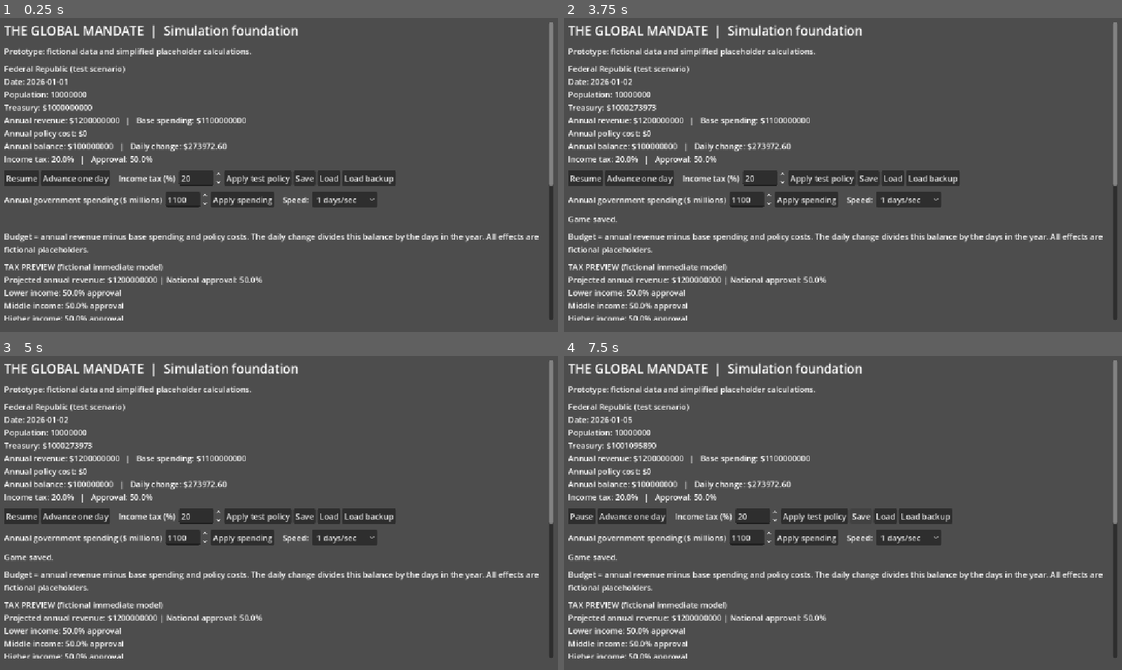
Above: before the commit, frames 1-4 (two rows, left to right).
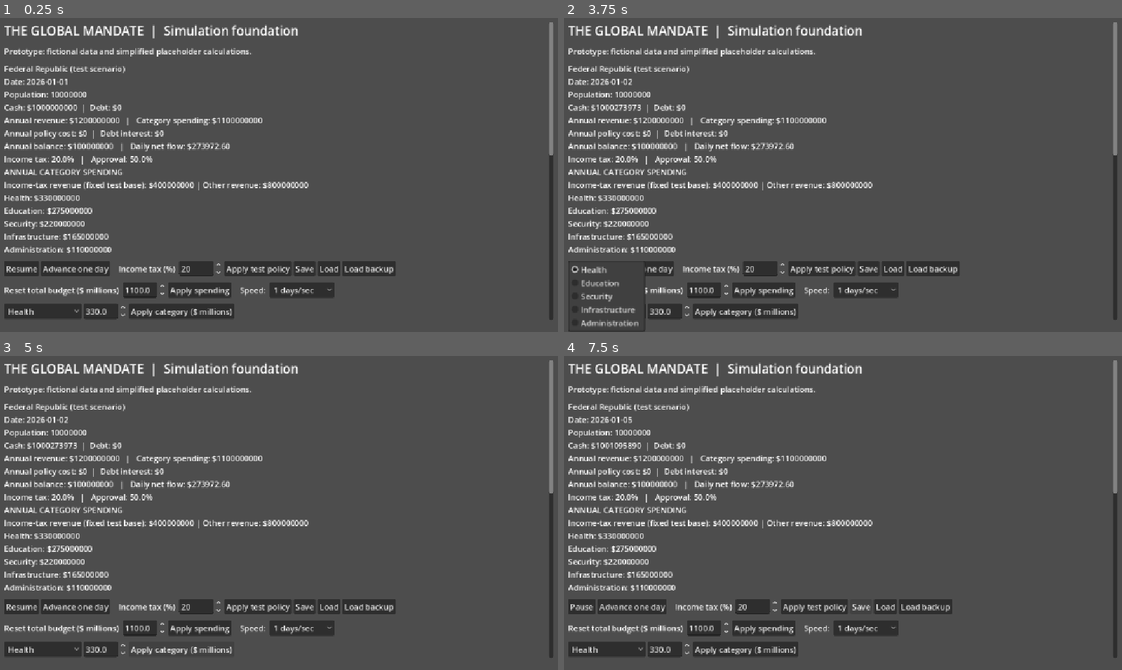
Above: after the commit, the same moments.

Repository: bhavishyadash/the-global-mandate
Game: Godot game, scene res://main.tscn
Same seed, same stepped clock (60 frames per second), same inputs: the game is played once before the commit and once after it.
Inputs (mouse positions are in pixels of both pictures, inside the frame that each line leads up to):
- Up to frame 1 (0.25 s): no input
- Up to frame 2 (3.75 s): click "Advance one day" at 0.5 s; click "Apply test policy" at 1.25 s; click "Save" at 2 s; click "Apply spending" at 2.75 s; click (608, 310) at 3.5 s, where only the run after the commit has a clickable "Health"
- Up to frame 3 (5 s): click (184, 648) at 4.25 s, where only the run after the commit has a clickable "Apply category ($ millions)"
- Up to frame 4 (7.5 s): click "Resume" at 5 s; click "Advance one day" at 5.75 s; click "Apply test policy" at 6.5 s; click "Save" at 7.25 s

The runs differ from the first frame. In frame 1, 14% of the frame differs, in the area x 0-100%, y 27-97%; in frame 2, 14%; in frame 3, 13%; in frame 4, 14%.

Commit message:
Add category budgets and government debt accounting

Diff:
--- a/simulation/world.gd
+++ b/simulation/world.gd
@@ -2,6 +2,9 @@
 
 const Politics = preload("res://simulation/politics.gd")
 const PROCUREMENT_ANNUAL_COST := 10000000.0
+const ANNUAL_DEBT_RATE := 0.03
+const TEST_TAXABLE_BASE := 2000000000.0
+const CATEGORY_SHARES := {"Health": 0.30, "Education": 0.25, "Security": 0.20, "Infrastructure": 0.15, "Administration": 0.10}
 var politics = Politics.new()
 
 # All values here are fictional test data; rates are annual USD.
@@ -11,8 +14,10 @@
 	"name": "Federal Republic (test scenario)",
 	"population": 10000000,
 	"treasury": 1000000000.0,
+	"debt": 0.0,
 	"annual_revenue": 1200000000.0,
 	"annual_spending": 1100000000.0,
+	"spending_categories": {"Health": 330000000.0, "Education": 275000000.0, "Security": 220000000.0, "Infrastructure": 165000000.0, "Administration": 110000000.0},
 	"income_tax_rate": 0.20,
 	"approval": 50.0,
 }
@@ -20,7 +25,13 @@
 const MAX_EVENTS := 200
 
 func annual_balance() -> float:
-	return country.annual_revenue - country.annual_spending - policy_annual_cost()
+	return country.annual_revenue - country.annual_spending - policy_annual_cost() - debt_interest()
+
+func debt_interest() -> float:
+	return country.debt * ANNUAL_DEBT_RATE
+
+func income_tax_revenue() -> float:
+	return country.income_tax_rate * TEST_TAXABLE_BASE
 
 func policy_annual_cost() -> float:
 	return PROCUREMENT_ANNUAL_COST if politics.procurement_policy and politics.procurement_progress >= 100 else 0.0
@@ -29,10 +40,20 @@
 	return annual_balance() / (366.0 if is_leap_year(date.year) else 365.0)
 
 func advance_day() -> void:
-	var previous_treasury: float = country.treasury
-	country.treasury += daily_balance()
-	if previous_treasury >= 0.0 and country.treasury < 0.0:
-		add_event("Treasury fell below zero. Borrowing is not yet modeled.")
+	var balance := daily_balance()
+	if balance < 0.0:
+		var expense := -balance
+		var cash_used: float = minf(country.treasury, expense)
+		country.treasury -= cash_used
+		var borrowing := expense - cash_used
+		if borrowing > 0.0:
+			if country.debt <= 0.0:
+				add_event("Cash exhausted; government borrowing began.")
+			country.debt += borrowing
+	else:
+		var repayment: float = minf(country.debt, balance)
+		country.debt -= repayment
+		country.treasury += balance - repayment
 	if politics.advance_day():
 		add_event("Procurement policy implementation completed.")
 	date.day += 1
@@ -68,7 +89,7 @@
 	var file := FileAccess.open(temporary, FileAccess.WRITE)
 	if file == null:
 		return "Could not open the save file for writing."
-	file.store_string(JSON.stringify({"version": 3, "date": date, "country": country, "events": events, "politics": politics.export_state()}))
+	file.store_string(JSON.stringify({"version": 4, "date": date, "country": country, "events": events, "politics": politics.export_state()}))
 	file.flush()
 	var error := file.get_error()
 	file.close()
@@ -118,7 +139,7 @@
 	if json.parse(file.get_as_text()) != OK:
 		return "Save contains invalid JSON."
 	var parsed: Variant = json.data
-	if not parsed is Dictionary or (parsed.get("version") != 1 and parsed.get("version") != 2 and parsed.get("version") != 3):
+	if not parsed is Dictionary or (parsed.get("version") != 1 and parsed.get("version") != 2 and parsed.get("version") != 3 and parsed.get("version") != 4):
 		return "Save is invalid or uses an unsupported version."
 	var d: Variant = parsed.get("date")
 	var c: Variant = parsed.get("country")
@@ -140,11 +161,29 @@
 			return "Save has invalid financial or approval data."
 	if c.income_tax_rate < 0.0 or c.income_tax_rate > 0.60 or c.approval < 0.0 or c.approval > 100.0 or c.annual_revenue < 0.0 or c.annual_spending < 0.0 or c.annual_spending > 10000000000.0 or e.size() > MAX_EVENTS:
 		return "Save has out-of-range policy or approval data."
+	c = c.duplicate(true)
+	if parsed.version < 4:
+		c.debt = maxf(0.0, -float(c.treasury))
+		c.treasury = maxf(0.0, float(c.treasury))
+		c.spending_categories = _split_spending(float(c.annual_spending))
+	else:
+		if not _is_number(c.get("debt")) or c.debt < 0.0 or c.treasury < 0.0 or not c.get("spending_categories") is Dictionary:
+			return "Save has invalid budget data."
+		var categories: Dictionary = c.spending_categories
+		if categories.size() != CATEGORY_SHARES.size():
+			return "Save has invalid spending categories."
+		var total := 0.0
+		for category in CATEGORY_SHARES:
+			if not _is_number(categories.get(category)) or categories[category] < 0.0:
+				return "Save has invalid spending categories."
+			total += float(categories[category])
+		if absf(total - float(c.annual_spending)) > 0.01:
+			return "Save spending categories do not match the budget."
 	for event in e:
 		if not event is String:
 			return "Save has invalid event data."
 	var loaded_politics = Politics.new()
-	if parsed.version == 2 or parsed.version == 3:
+	if parsed.version == 2 or parsed.version == 3 or parsed.version == 4:
 		var political_data: Variant = parsed.get("politics")
 		if parsed.version == 2 and political_data is Dictionary and political_data.get("groups") is Array:
 			political_data = political_data.duplicate(true)
@@ -169,6 +208,20 @@
 static func _is_whole_number(value: Variant) -> bool:
 	return (value is int or value is float) and is_finite(float(value)) and float(value) == floorf(float(value))
 
+static func _is_number(value: Variant) -> bool:
+	return (value is int or value is float) and is_finite(float(value))
+
+static func _split_spending(amount: float) -> Dictionary:
+	var result := {}
+	var allocated := 0.0
+	for category in CATEGORY_SHARES:
+		if category == "Administration":
+			result[category] = amount - allocated
+		else:
+			result[category] = amount * CATEGORY_SHARES[category]
+			allocated += result[category]
+	return result
+
 func preview_income_tax(rate: float) -> Dictionary:
 	if not is_finite(rate) or rate < 0.0 or rate > 0.60:
 		return {}
@@ -178,7 +231,7 @@
 	var delta: float = rate - country.income_tax_rate
 	preview_politics.apply_tax_change(delta)
 	return {
-		"annual_revenue": country.annual_revenue + delta * 2000000000.0,
+		"annual_revenue": country.annual_revenue + delta * TEST_TAXABLE_BASE,
 		"approval": preview_politics.approval(),
 		"groups": preview_politics.groups.duplicate(true),
 	}
@@ -190,7 +243,7 @@
 	if is_equal_approx(rate, previous):
 		return true
 	# Placeholder: $2 billion taxable base, other revenue held constant.
-	country.annual_revenue += (rate - previous) * 2000000000.0
+	country.annual_revenue += (rate - previous) * TEST_TAXABLE_BASE
 	politics.apply_tax_change(rate - previous)
 	country.approval = politics.approval()
 	country.income_tax_rate = rate
@@ -220,7 +273,7 @@
 func preview_annual_spending(amount: float) -> Dictionary:
 	if not is_finite(amount) or amount < 0.0 or amount > 10000000000.0:
 		return {}
-	var balance: float = country.annual_revenue - amount - policy_annual_cost()
+	var balance: float = country.annual_revenue - amount - policy_annual_cost() - debt_interest()
 	var year_days := 366.0 if is_leap_year(date.year) else 365.0
 	return {"annual_balance": balance, "daily_balance": balance / year_days}
 
@@ -231,5 +284,23 @@
 	if is_equal_approx(previous, amount):
 		return true
 	country.annual_spending = amount
+	country.spending_categories = _split_spending(amount)
 	add_event("Annual spending changed from $%.0f to $%.0f." % [previous, amount])
 	return true
+
+func preview_category_spending(category: String, amount: float) -> Dictionary:
+	if not country.spending_categories.has(category) or not is_finite(amount) or amount < 0.0:
+		return {}
+	var total: float = country.annual_spending - country.spending_categories[category] + amount
+	return preview_annual_spending(total)
+
+func set_category_spending(category: String, amount: float) -> bool:
+	if preview_category_spending(category, amount).is_empty():
+		return false
+	var previous: float = country.spending_categories[category]
+	if is_equal_approx(previous, amount):
+		return true
+	country.spending_categories[category] = amount
+	country.annual_spending += amount - previous
+	add_event("%s annual spending changed from $%.0f to $%.0f." % [category, previous, amount])
+	return true
--- a/tests/simulation_test.gd
+++ b/tests/simulation_test.gd
@@ -11,6 +11,7 @@
 	assert(absf(world.country.treasury - initial_treasury - 100000000.0) < 1.0)
 	assert(world.set_income_tax(0.25))
 	assert(is_equal_approx(world.country.annual_revenue, 1300000000.0))
+	assert(is_equal_approx(world.income_tax_revenue(), 500000000.0))
 	assert(is_equal_approx(world.country.approval, 44.75))
 	assert(not world.set_income_tax(-0.1))
 	assert(not world.set_income_tax(NAN))
@@ -99,8 +100,35 @@
 	var deficit = World.new()
 	deficit.country.treasury = 1.0
 	assert(deficit.set_annual_spending(2000000000.0))
+	var first_flow: float = deficit.daily_balance()
 	deficit.advance_day()
-	assert(deficit.country.treasury < 0.0 and "Treasury fell below zero" in deficit.events[0])
+	assert(is_zero_approx(deficit.country.treasury))
+	assert(absf(deficit.country.debt - (-first_flow - 1.0)) < 0.01)
+	assert("borrowing began" in deficit.events[0])
+	assert(deficit.debt_interest() > 0.0)
+	var debt_before: float = deficit.country.debt
+	assert(deficit.set_annual_spending(0.0))
+	var repayment_flow: float = deficit.daily_balance()
+	deficit.advance_day()
+	assert(absf(deficit.country.debt - maxf(0.0, debt_before - repayment_flow)) < 0.01)
+	assert(deficit.country.treasury >= 0.0)
+	var repayment = World.new()
+	repayment.country.debt = 10.0
+	var repayment_net: float = repayment.daily_balance()
+	var cash_before: float = repayment.country.treasury
+	repayment.advance_day()
+	assert(is_zero_approx(repayment.country.debt))
+	assert(absf(repayment.country.treasury - (cash_before + repayment_net - 10.0)) < 0.01)
+	var budget = World.new()
+	var budget_before: Dictionary = budget.country.duplicate(true)
+	var category_forecast: Dictionary = budget.preview_category_spending("Health", 400000000.0)
+	assert(budget.country == budget_before)
+	assert(not budget.set_category_spending("Unknown", 1.0))
+	assert(not budget.set_category_spending("Health", NAN))
+	assert(not budget.set_category_spending("Health", 10000000000.0))
+	assert(budget.set_category_spending("Health", 400000000.0))
+	assert(is_equal_approx(category_forecast.annual_balance, budget.annual_balance()))
+	assert(is_equal_approx(budget.country.annual_spending, 1170000000.0))
 	for i in range(250):
 		deficit.add_event("Test event")
 	assert(deficit.events.size() == deficit.MAX_EVENTS)
@@ -110,6 +138,22 @@
 	assert(long_run.date == {"year": 2046, "month": 1, "day": 1})
 	assert(absf(long_run.country.treasury - 3000000000.0) < 10.0)
 	var save_path := "res://tests/test_save.json"
+	assert(budget.save_game(save_path).is_empty())
+	var budget_reload = World.new()
+	assert(budget_reload.load_game(save_path).is_empty())
+	assert(is_equal_approx(budget_reload.country.spending_categories.Health, 400000000.0))
+	assert(is_equal_approx(budget_reload.country.annual_spending, 1170000000.0))
+	var legacy_country: Dictionary = budget.country.duplicate(true)
+	legacy_country.erase("debt")
+	legacy_country.erase("spending_categories")
+	legacy_country.treasury = -12345.0
+	var v3_file := FileAccess.open(save_path, FileAccess.WRITE)
+	v3_file.store_string(JSON.stringify({"version": 3, "date": budget.date, "country": legacy_country, "events": budget.events, "politics": budget.politics.export_state()}))
+	v3_file.close()
+	var v3 = World.new()
+	assert(v3.load_game(save_path).is_empty())
+	assert(is_zero_approx(v3.country.treasury) and is_equal_approx(v3.country.debt, 12345.0))
+	assert(is_equal_approx(v3.country.spending_categories.Health, 351000000.0))
 	var election_save = World.new()
 	election_save.date = {"year": 2029, "month": 12, "day": 31}
 	assert(election_save.save_game(save_path).is_empty())
@@ -186,6 +230,13 @@
 	assert(legacy.load_game(save_path).is_empty())
 	assert(is_equal_approx(legacy.politics.approval(), backup.country.approval))
 	var original_state: Dictionary = restored.country.duplicate(true)
+	var invalid_budget: Dictionary = budget.country.duplicate(true)
+	invalid_budget.spending_categories.Health += 1.0
+	var invalid_budget_file := FileAccess.open(save_path, FileAccess.WRITE)
+	invalid_budget_file.store_string(JSON.stringify({"version": 4, "date": budget.date, "country": invalid_budget, "events": budget.events, "politics": budget.politics.export_state()}))
+	invalid_budget_file.close()
+	assert(not restored.load_game(save_path).is_empty())
+	assert(restored.country == original_state)
 	var invalid := FileAccess.open(save_path, FileAccess.WRITE)
 	invalid.store_string("{bad json")
 	invalid.close()
--- a/tests/ui_test.gd
+++ b/tests/ui_test.gd
@@ -20,6 +20,10 @@
 	assert(is_equal_approx(screen.world.country.annual_spending, 1100000000.0))
 	screen._apply_spending()
 	assert(is_equal_approx(screen.world.country.annual_spending, 1500000000.0))
+	screen.category_amount.value = 500
+	screen._apply_category()
+	assert(is_equal_approx(screen.world.country.spending_categories.Health, 500000000.0))
+	assert(is_equal_approx(screen.world.country.annual_spending, 1550000000.0))
 	screen._vote_policy()
 	assert(screen.world.politics.procurement_policy)
 	assert("Repeal support" in screen.politics_summary.text)
--- a/ui/main.gd
+++ b/ui/main.gd
@@ -16,6 +16,9 @@
 var politics_summary: Label
 var tax_preview: Label
 var spending_preview: Label
+var category_picker: OptionButton
+var category_amount: SpinBox
+var category_preview: Label
 const SAVE_PATH := "user://prototype_save.json"
 
 func _ready() -> void:
@@ -77,12 +80,12 @@
 	var budget_controls := HBoxContainer.new()
 	layout.add_child(budget_controls)
 	var spending_label := Label.new()
-	spending_label.text = "Annual government spending ($ millions) "
+	spending_label.text = "Reset total budget ($ millions) "
 	budget_controls.add_child(spending_label)
 	spending = SpinBox.new()
 	spending.min_value = 0
 	spending.max_value = 10000
-	spending.step = 10
+	spending.step = 0.01
 	spending.value = 1100
 	budget_controls.add_child(spending)
 	var apply_spending := Button.new()
@@ -97,11 +100,27 @@
 		speed_picker.add_item("%d days/sec" % multiplier, multiplier)
 	speed_picker.item_selected.connect(func(index: int): speed = speed_picker.get_item_id(index))
 	budget_controls.add_child(speed_picker)
+	var category_controls := HBoxContainer.new()
+	layout.add_child(category_controls)
+	category_picker = OptionButton.new()
+	for category in World.CATEGORY_SHARES:
+		category_picker.add_item(category)
+	category_controls.add_child(category_picker)
+	category_amount = SpinBox.new()
+	category_amount.min_value = 0
+	category_amount.max_value = 10000
+	category_amount.step = 0.01
+	category_amount.value = world.country.spending_categories[category_picker.get_item_text(0)] / 1000000.0
+	category_controls.add_child(category_amount)
+	var category_button := Button.new()
+	category_button.text = "Apply category ($ millions)"
+	category_button.pressed.connect(_apply_category)
+	category_controls.add_child(category_button)
 	status = Label.new()
 	layout.add_child(status)
 	explanation = Label.new()
 	explanation.autowrap_mode = TextServer.AUTOWRAP_WORD_SMART
-	explanation.text = "Budget = annual revenue minus base spending and policy costs. The daily change divides this balance by the days in the year. All effects are fictional placeholders."
+	explanation.text = "Balance = revenue minus categories, policy costs and debt interest. Deficits use cash then borrow; surpluses repay debt then add cash. Resetting the total restores the initial category shares. Values are fictional placeholders."
 	layout.add_child(explanation)
 	tax_preview = Label.new()
 	tax_preview.autowrap_mode = TextServer.AUTOWRAP_WORD_SMART
@@ -111,6 +130,11 @@
 	spending_preview.autowrap_mode = TextServer.AUTOWRAP_WORD_SMART
 	layout.add_child(spending_preview)
 	spending.value_changed.connect(_update_spending_preview)
+	category_preview = Label.new()
+	category_preview.autowrap_mode = TextServer.AUTOWRAP_WORD_SMART
+	layout.add_child(category_preview)
+	category_picker.item_selected.connect(_category_selected)
+	category_amount.value_changed.connect(_update_category_preview)
 	politics_summary = Label.new()
 	politics_summary.autowrap_mode = TextServer.AUTOWRAP_WORD_SMART
 	layout.add_child(politics_summary)
@@ -157,6 +181,21 @@
 
 func _apply_spending() -> void:
 	world.set_annual_spending(spending.value * 1000000.0)
+	_category_selected(category_picker.selected)
+	_refresh()
+
+func _category_selected(index: int) -> void:
+	var name := category_picker.get_item_text(index)
+	category_amount.value = world.country.spending_categories[name] / 1000000.0
+	_update_category_preview(category_amount.value)
+
+func _apply_category() -> void:
+	var name := category_picker.get_item_text(category_picker.selected)
+	if world.set_category_spending(name, category_amount.value * 1000000.0):
+		spending.value = world.country.annual_spending / 1000000.0
+		status.text = "%s budget updated." % name
+	else:
+		status.text = "Category change exceeds the total budget limit."
 	_refresh()
 
 func _vote_policy() -> void:
@@ -185,6 +224,7 @@
 		pause_button.text = "Resume"
 		tax.value = world.country.income_tax_rate * 100.0
 		spending.value = world.country.annual_spending / 1000000.0
+		_category_selected(category_picker.selected)
 		status.text = "Game loaded and paused."
 		_refresh()
 	else:
@@ -193,7 +233,12 @@
 func _refresh() -> void:
 	var c: Dictionary = world.country
 	var d: Dictionary = world.date
-	summary.text = "%s\nDate: %04d-%02d-%02d\nPopulation: %d\nTreasury: $%.0f\nAnnual revenue: $%.0f   |   Base spending: $%.0f\nAnnual policy cost: $%.0f\nAnnual balance: $%.0f   |   Daily change: $%.2f\nIncome tax: %.1f%%   |   Approval: %.1f%%" % [c.name, d.year, d.month, d.day, c.population, c.treasury, c.annual_revenue, c.annual_spending, world.policy_annual_cost(), world.annual_balance(), world.daily_balance(), c.income_tax_rate * 100.0, c.approval]
+	summary.text = "%s\nDate: %04d-%02d-%02d\nPopulation: %d\nCash: $%.0f  |  Debt: $%.0f\nAnnual revenue: $%.0f   |   Category spending: $%.0f\nAnnual policy cost: $%.0f  |  Debt interest: $%.0f\nAnnual balance: $%.0f   |   Daily net flow: $%.2f\nIncome tax: %.1f%%   |   Approval: %.1f%%" % [c.name, d.year, d.month, d.day, c.population, c.treasury, c.debt, c.annual_revenue, c.annual_spending, world.policy_annual_cost(), world.debt_interest(), world.annual_balance(), world.daily_balance(), c.income_tax_rate * 100.0, c.approval]
+	var budget_lines := PackedStringArray(["ANNUAL CATEGORY SPENDING"])
+	budget_lines.append("Income-tax revenue (fixed test base): $%.0f | Other revenue: $%.0f" % [world.income_tax_revenue(), c.annual_revenue - world.income_tax_revenue()])
+	for category in World.CATEGORY_SHARES:
+		budget_lines.append("%s: $%.0f" % [category, c.spending_categories[category]])
+	summary.text += "\n" + "\n".join(budget_lines)
 	var lines := PackedStringArray(["POLITICS — fictional test model"])
 	for group in world.politics.groups:
 		lines.append("%s (%.0f%% of population): %.1f%% approval" % [group.name, group.share * 100, group.approval])
@@ -206,6 +251,7 @@
 	history.text = "\n".join(world.events.slice(0, 8))
 	_update_tax_preview(tax.value)
 	_update_spending_preview(spending.value)
+	_update_category_preview(category_amount.value)
 
 func _update_tax_preview(value: float) -> void:
 	var preview: Dictionary = world.preview_income_tax(value / 100.0)
@@ -222,4 +268,12 @@
 	if preview.is_empty():
 		spending_preview.text = "Spending preview unavailable."
 		return
-	spending_preview.text = "SPENDING PREVIEW (fictional budget model)\nAnnual balance: $%.0f | Daily treasury change: $%.2f\nServices, employment and public opinion are not yet modeled." % [preview.annual_balance, preview.daily_balance]
+	spending_preview.text = "TOTAL BUDGET PREVIEW (resets category shares)\nAnnual balance: $%.0f | Daily net flow: $%.2f\nServices, employment and public opinion are not yet modeled." % [preview.annual_balance, preview.daily_balance]
+
+func _update_category_preview(value: float) -> void:
+	var name := category_picker.get_item_text(category_picker.selected)
+	var preview: Dictionary = world.preview_category_spending(name, value * 1000000.0)
+	if preview.is_empty():
+		category_preview.text = "Category preview unavailable: total exceeds budget limit."
+		return
+	category_preview.text = "%s budget preview: annual balance $%.0f | daily net flow $%.2f" % [name, preview.annual_balance, preview.daily_balance]
Not shown, changed: docs/GAME_DEVELOPMENT_REPORT.md
Not shown, changed: docs/SESSION_31.md
Not shown, changed: docs/SIMULATION_ARCHITECTURE.md
